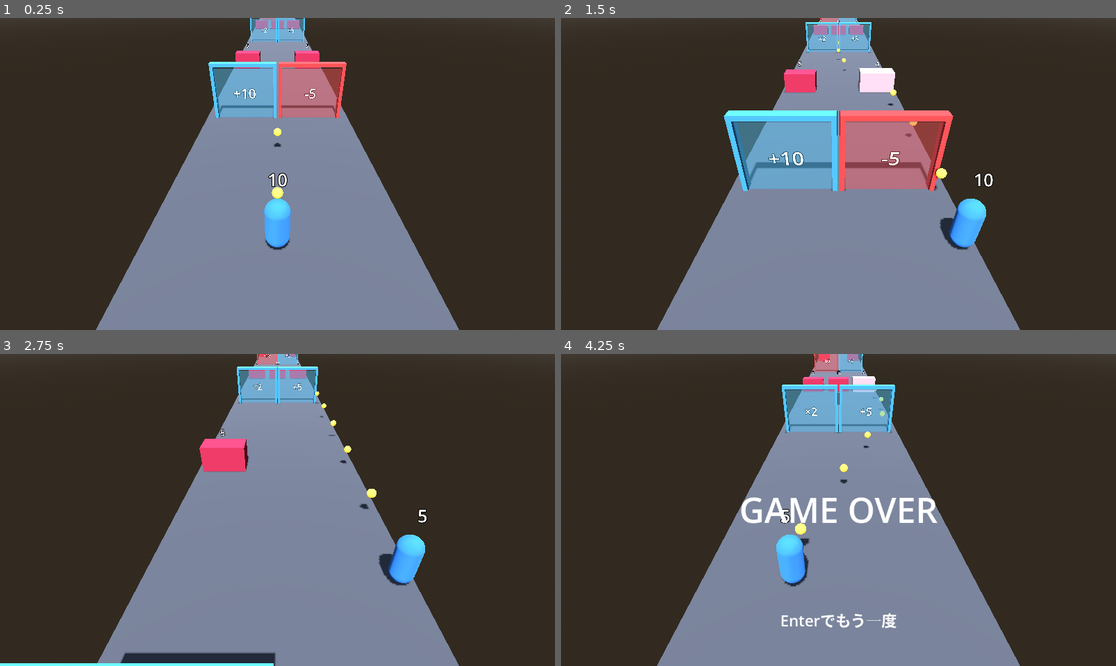
Above: before the commit, frames 1-4 (two rows, left to right).
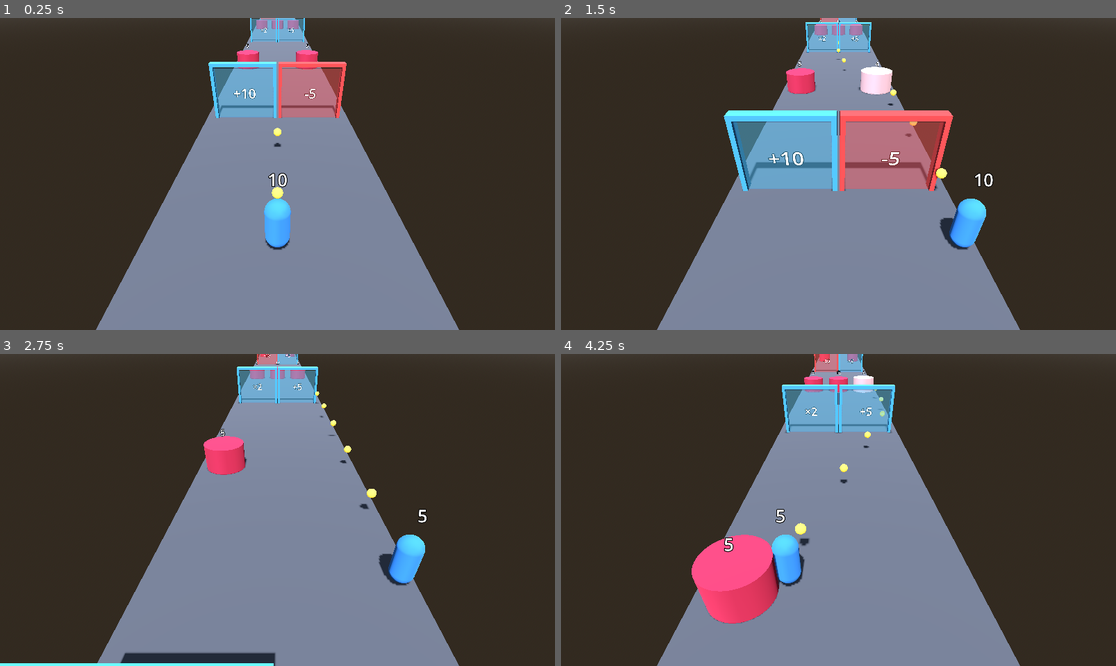
Above: after the commit, the same moments.

Repository: shuhei0916/music-shooter
Game: Godot game, scene res://scenes/main.tscn
Same seed, same stepped clock (60 frames per second), same inputs: the game is played once before the commit and once after it.
Inputs (mouse positions are in pixels of both pictures, inside the frame that each line leads up to):
- Up to frame 1 (0.25 s): no input
- Up to frame 2 (1.5 s): tap Enter (ui_accept) at 0.5, 0.77 s; move the mouse to (960, 158) at 0.52 s; hold D (move_right) 0.53-1.25 s; hold Shift 0.53-1.25 s; click (960, 158) at 0.67 s; drag from (727, 189) to (810, 236) at 1.27 s
- Up to frame 3 (2.75 s): move the mouse to (333, 441) at 2.02 s; hold D (move_right) from 2.03 s (still down); tap Ctrl at 2.1 s
- Up to frame 4 (4.25 s): release D (move_right) at 2.75 s; drag from (810, 572) to (672, 463) at 2.77 s; move the mouse to (1005, 556) at 3.52 s; hold A (move_left) from 3.53 s (still down); tap Alt at 3.6 s; tap Enter (ui_accept) at 3.77 s

The runs differ from the first frame. In frame 1, 0.2% of the frame differs, in the area x 42-58%, y 0-17%; in frame 2, 0.4%; in frame 3, 0.4%; in frame 4, 5.6%, in the area x 23-68%, y 0-88%.

Commit message:
feat: 敵の見た目と当たり判定を、直径2.2の円柱にする
Co-Authored-By: Claude Opus 5.5 <noreply@anthropic.com>

Diff:
--- a/scenes/enemy.tscn
+++ b/scenes/enemy.tscn
@@ -2,26 +2,29 @@
 
 [ext_resource type="Script" path="res://scripts/enemy.gd" id="1_enemy"]
 
-[sub_resource type="BoxShape3D" id="BoxShape3D_enemy"]
-size = Vector3(2.4, 1.4, 1.4)
+[sub_resource type="CylinderShape3D" id="CylinderShape3D_enemy"]
+height = 1.4
+radius = 1.1
 
 [sub_resource type="StandardMaterial3D" id="StandardMaterial3D_enemy"]
 albedo_color = Color(0.85, 0.2, 0.35, 1)
 
-[sub_resource type="BoxMesh" id="BoxMesh_enemy"]
+[sub_resource type="CylinderMesh" id="CylinderMesh_enemy"]
 material = SubResource("StandardMaterial3D_enemy")
-size = Vector3(2.4, 1.4, 1.4)
+top_radius = 1.1
+bottom_radius = 1.1
+height = 1.4
 
 [node name="Enemy" type="Area3D"]
 script = ExtResource("1_enemy")
 
 [node name="CollisionShape3D" type="CollisionShape3D" parent="."]
 transform = Transform3D(1, 0, 0, 0, 1, 0, 0, 0, 1, 0, 0.7, 0)
-shape = SubResource("BoxShape3D_enemy")
+shape = SubResource("CylinderShape3D_enemy")
 
 [node name="Body" type="MeshInstance3D" parent="."]
 transform = Transform3D(1, 0, 0, 0, 1, 0, 0, 0, 1, 0, 0.7, 0)
-mesh = SubResource("BoxMesh_enemy")
+mesh = SubResource("CylinderMesh_enemy")
 
 [node name="HpLabel" type="Label3D" parent="."]
 transform = Transform3D(1, 0, 0, 0, 1, 0, 0, 0, 1, 0, 2, 0)
